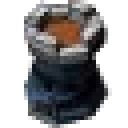
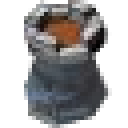
The second 128×128 image is a revision of the first. Changes to its layers:
painted on "Image7.png" over box(24, 52, 112, 128)
